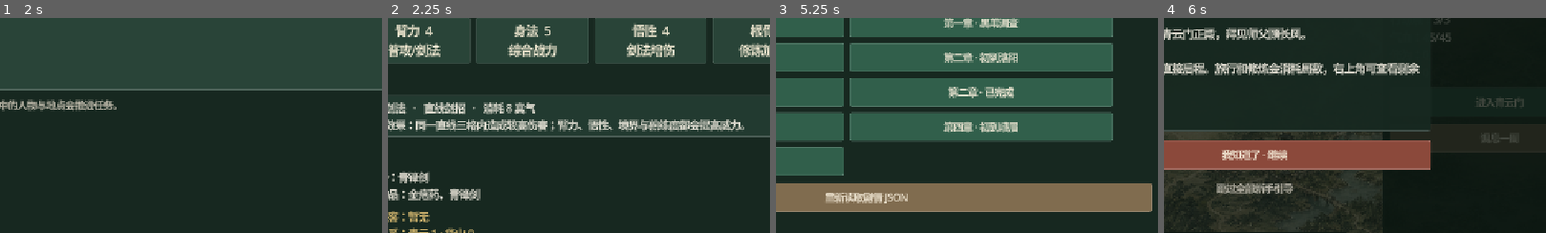
Above: before the commit, frames 1-4 (left to right).
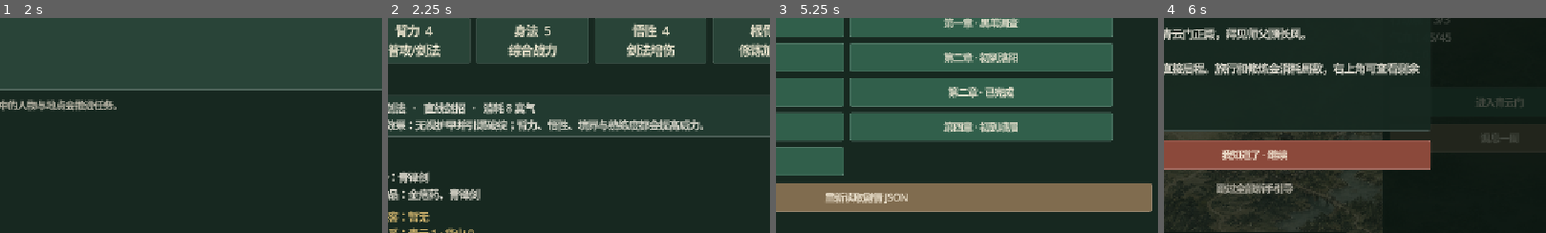
Above: after the commit, the same moments.

Repository: zijiangao/shanhe-wendao
Game: Godot game, scene res://scenes/main.tscn
Same seed, same stepped clock (60 frames per second), same inputs: the game is played once before the commit and once after it.
Inputs:
- Up to frame 1 (2 s): click "天下舆图" at 0.5 s; click "任务" at 1.25 s
- Up to frame 2 (2.25 s): click "人物" at 2 s
- Up to frame 3 (5.25 s): click "成就" at 2.75 s; click "存档" at 3.5 s; click "设置" at 4.25 s; click "开发" at 5 s
- Up to frame 4 (6 s): click "新游戏 · 青云门" at 5.75 s
The pictures show only the part of the screen within x 38-88%, y 32-82%; the shares and areas given below are measured in that part.

Frame 1 is identical in both runs. In frame 2, 3.4% of the frame differs, in the area x 7-94%, y 47-53%; in frame 3, less than 0.1%; in frame 4, nothing differs.

Commit message:
Add armor and exposure combat tactics (0.18.0)

Diff:
--- a/godot/autoload/game_state.gd
+++ b/godot/autoload/game_state.gd
@@ -413,6 +413,9 @@
 		var default_role := "archer" if "弓手" in enemy_name else ("brute" if "寨主" in enemy_name else ("duelist" if "剑侍" in enemy_name else "melee"))
 		if str(enemy.get("role", "")) not in ["melee", "archer", "brute", "duelist"]:
 			enemy.role = default_role
+		enemy.exposure = clampi(int(enemy.get("exposure", 0)), 0, 2)
+		if enemy.has("armor"):
+			enemy.armor = maxi(0, int(enemy.armor))
 		if int(enemy.x) < 0 or int(enemy.x) >= width or int(enemy.y) < 0 or int(enemy.y) >= height:
 			return false
 	return true
--- a/godot/main.gd
+++ b/godot/main.gd
@@ -114,6 +114,7 @@
 	var battle: Dictionary = GameState.data.battle
 	battle.enemies[0].x = 1
 	battle.enemies[0].y = 1
+	battle.enemies[0].exposure = 2
 	var capture_rng := RandomNumberGenerator.new()
 	capture_rng.seed = STORE_CAPTURE_SPEC.RNG_SEED
 	BATTLE_ENGINE.player_action(battle, GameState.data, "skill", Vector2i(1, 1), capture_rng)
@@ -221,6 +222,9 @@
 	await get_tree().process_frame
 	await get_tree().process_frame
 	await get_tree().process_frame
+	await get_tree().process_frame
+	await get_tree().process_frame
+	await RenderingServer.frame_post_draw
 	var image := get_viewport().get_texture().get_image()
 	if image.get_size() != STORE_CAPTURE_SPEC.OUTPUT_SIZE:
 		image.resize(STORE_CAPTURE_SPEC.OUTPUT_SIZE.x, STORE_CAPTURE_SPEC.OUTPUT_SIZE.y, Image.INTERPOLATE_LANCZOS)
@@ -1213,7 +1217,7 @@
 	skill_title.add_theme_color_override("font_color", Color("#dfbf74"))
 	info.add_child(skill_title)
 	var skill_card := Label.new()
-	skill_card.text = "流云剑法   ·   直线剑招   ·   消耗 8 真气\n当前效果：同一直线三格内造成较高伤害；臂力、悟性、境界与熟练度都会提高威力。"
+	skill_card.text = "流云剑法   ·   直线剑招   ·   消耗 8 真气\n当前效果：无视护甲并引爆破绽；臂力、悟性、境界与熟练度都会提高威力。"
 	skill_card.autowrap_mode = TextServer.AUTOWRAP_WORD_SMART
 	skill_card.add_theme_font_size_override("font_size", 17)
 	skill_card.add_theme_color_override("font_color", Color("#f4eee2"))
@@ -1502,7 +1506,8 @@
 				var enemy_index: int = BATTLE_RULES.enemy_at(battle, cell)
 				if enemy_index >= 0:
 					var enemy: Dictionary = battle.enemies[enemy_index]
-					data.text = "%s\n%d/%d" % [enemy.name, enemy.hp, enemy.max_hp]
+					var trait_text := BATTLE_RULES.enemy_trait_text(enemy)
+					data.text = "%s\n%d/%d%s" % [enemy.name, enemy.hp, enemy.max_hp, "\n" + trait_text if not trait_text.is_empty() else ""]
 					data.token = 1 if enemy.name == "黑苇寨主" else (3 if "弓手" in enemy.name else 2)
 					if not attack_valid and not skill_valid and not frost_valid:
 						data.color = "#71322dee"
@@ -1581,7 +1586,8 @@
 				var enemy_index: int = BATTLE_RULES.enemy_at(battle, position)
 				if enemy_index >= 0:
 					var enemy: Dictionary = battle.enemies[enemy_index]
-					cell.text = "%s\n%d/%d" % [enemy.name, enemy.hp, enemy.max_hp]
+					var trait_text := BATTLE_RULES.enemy_trait_text(enemy)
+					cell.text = "%s\n%d/%d%s" % [enemy.name, enemy.hp, enemy.max_hp, "\n" + trait_text if not trait_text.is_empty() else ""]
 					cell.icon = _battle_token(1 if enemy.name == "黑苇寨主" else (3 if "弓手" in enemy.name else 2))
 					cell.expand_icon = true
 					if attack_valid:
--- a/godot/scripts/battle/battle_engine.gd
+++ b/godot/scripts/battle/battle_engine.gd
@@ -54,10 +54,16 @@
 		return _failure("普通攻击只能命中相邻敌人。")
 	var enemy_index := RULES.enemy_at(battle, target)
 	var base_damage := int(battle.ally.attack) + 2 if str(battle.get("active_unit", "hero")) == "ally" else int(player.strength) + 3 + GROWTH_RULES.combat_bonus(int(player.get("xp", 0)))
-	var damage := base_damage + _roll_bonus(rng)
+	var armor := RULES.enemy_armor(battle.enemies[enemy_index])
+	var damage := maxi(1, base_damage + _roll_bonus(rng) - armor)
 	_apply_enemy_damage(battle, enemy_index, target, damage, "damage")
-	battle.ap = int(battle.ap) - 1
-	battle.result = "%s对%s造成%d点伤害。" % [_active_name(battle), battle.enemies[enemy_index].name, damage]
+	var target_survived := int(battle.enemies[enemy_index].hp) > 0
+	if target_survived:
+		battle.enemies[enemy_index].exposure = mini(2, RULES.enemy_exposure(battle.enemies[enemy_index]) + 1)
+	battle.ap = int(battle.ap) - 1
+	var armor_note := "（护甲抵消%d）" % armor if armor > 0 else ""
+	var exposure_note := "，并制造1层破绽" if target_survived else ""
+	battle.result = "%s对%s造成%d点伤害%s%s。" % [_active_name(battle), battle.enemies[enemy_index].name, damage, armor_note, exposure_note]
 	battle.skill_flash = false
 	battle.skill_name = ""
 	return _success(battle, damage)
@@ -68,12 +74,16 @@
 	if not RULES.can_attack_cell(battle, target, true, int(player.qi)):
 		return _failure("流云剑法需要8点真气，并只能攻击同一直线三格内的敌人。")
 	var enemy_index := RULES.enemy_at(battle, target)
-	var damage := int(player.strength) + 9 + int(player.get("insight", 0) / 2) + GROWTH_RULES.combat_bonus(int(player.get("xp", 0))) + int(player.skill_mastery.cloud / 3) + _roll_range(rng, 0, 3)
+	var exposure := RULES.enemy_exposure(battle.enemies[enemy_index])
+	var exposure_bonus := exposure * 4
+	var damage := int(player.strength) + 9 + int(player.get("insight", 0) / 2) + GROWTH_RULES.combat_bonus(int(player.get("xp", 0))) + int(player.skill_mastery.cloud / 3) + exposure_bonus + _roll_range(rng, 0, 3)
 	player.qi = int(player.qi) - 8
 	player.skill_mastery.cloud = int(player.skill_mastery.cloud) + 1
+	battle.enemies[enemy_index].exposure = 0
 	_apply_enemy_damage(battle, enemy_index, target, damage, "skill")
 	battle.ap = int(battle.ap) - 1
-	battle.result = "流云剑气贯穿战场，对%s造成%d点伤害！" % [battle.enemies[enemy_index].name, damage]
+	var exposure_note := "，引爆%d层破绽追加%d点" % [exposure, exposure_bonus] if exposure > 0 else ""
+	battle.result = "流云剑气无视护甲，对%s造成%d点伤害%s！" % [battle.enemies[enemy_index].name, damage, exposure_note]
 	battle.skill_flash = true
 	battle.skill_name = "流 云 剑 法"
 	return _success(battle, damage)
--- a/godot/scripts/battle/battle_rules.gd
+++ b/godot/scripts/battle/battle_rules.gd
@@ -7,6 +7,22 @@
 		if int(enemy.hp) > 0 and Vector2i(int(enemy.x), int(enemy.y)) == cell:
 			return index
 	return -1
+
+static func enemy_armor(enemy: Dictionary) -> int:
+	return maxi(0, int(enemy.get("armor", 2 if str(enemy.get("role", "melee")) == "brute" else 0)))
+
+static func enemy_exposure(enemy: Dictionary) -> int:
+	return clampi(int(enemy.get("exposure", 0)), 0, 2)
+
+static func enemy_trait_text(enemy: Dictionary) -> String:
+	var traits: PackedStringArray = []
+	var armor := enemy_armor(enemy)
+	var exposure := enemy_exposure(enemy)
+	if armor > 0:
+		traits.append("护甲%d" % armor)
+	if exposure > 0:
+		traits.append("破绽%d" % exposure)
+	return " · ".join(traits)
 
 static func is_ally_at(battle: Dictionary, cell: Vector2i) -> bool:
 	return battle.has("ally") and not battle.ally.is_empty() and int(battle.ally.hp) > 0 and Vector2i(int(battle.ally.x), int(battle.ally.y)) == cell
@@ -141,6 +157,9 @@
 				description = "准备攻击%s" % target_name
 		elif str(enemy.get("role", "melee")) == "duelist":
 			description = "疾步逼近%s" % target_name
+		var traits := enemy_trait_text(enemy)
+		if not traits.is_empty():
+			description += "（%s）" % traits
 		lines.append("· %s：%s" % [enemy.name, description])
 	return "\n".join(lines)
 
--- a/godot/scripts/battle/tactical_battle_view.gd
+++ b/godot/scripts/battle/tactical_battle_view.gd
@@ -155,7 +155,7 @@
 	end_button.pressed.connect(func(): end_turn_requested.emit())
 	action_grid.add_child(end_button)
 	var help := Label.new()
-	help.text = "移动：两格内，消耗1行动点\n普攻：相邻敌人，消耗1行动点\n流云剑法：同一直线三格，消耗1行动点"
+	help.text = "移动：两格内，消耗1行动点\n普攻：受护甲减伤，制造破绽\n流云剑法：无视护甲，引爆破绽"
 	help.add_theme_font_size_override("font_size", 14)
 	help.add_theme_color_override("font_color", Color("#cfc8b8"))
 	side_box.add_child(help)
--- a/godot/tests/test_battle_engine.gd
+++ b/godot/tests/test_battle_engine.gd
@@ -7,6 +7,7 @@
 	_test_player_move_and_attack()
 	_test_player_skills_and_resources()
 	_test_cultivation_damage_bonus()
+	_test_armor_and_exposure_combo()
 	_test_invalid_action_preserves_resources()
 	_test_complete_battle_simulation()
 	_test_ranged_enemy_attack_and_cover()
@@ -95,6 +96,43 @@
 	var high: Dictionary = ENGINE.player_action(high_battle, high_player, "skill", Vector2i(1, 4), _seeded_rng())
 	assert(int(high.damage) == int(low.damage) + 3, "Insight and cultivation rank bonuses should deterministically increase Flowing Cloud Sword damage.")
 
+func _test_armor_and_exposure_combo() -> void:
+	var armored := _fixture()
+	armored.erase("ally")
+	armored.active_unit = "hero"
+	armored.ap = 2
+	armored.enemies[0].role = "brute"
+	armored.enemies[0].hp = 100
+	armored.enemies[0].max_hp = 100
+	armored.enemies[0].x = 2
+	armored.enemies[0].y = 1
+	var player := _player_fixture()
+	var attack: Dictionary = ENGINE.player_action(armored, player, "attack", Vector2i(2, 1), _seeded_rng())
+	assert(bool(attack.ok) and int(armored.enemies[0].exposure) == 1, "A normal attack should create one exposure stack on a surviving target.")
+
+	var unarmored := _fixture()
+	unarmored.erase("ally")
+	unarmored.active_unit = "hero"
+	unarmored.ap = 2
+	unarmored.enemies[0].hp = 100
+	unarmored.enemies[0].max_hp = 100
+	unarmored.enemies[0].x = 2
+	unarmored.enemies[0].y = 1
+	var unarmored_attack: Dictionary = ENGINE.player_action(unarmored, _player_fixture(), "attack", Vector2i(2, 1), _seeded_rng())
+	assert(int(attack.damage) == int(unarmored_attack.damage) - 2, "Brute armor should reduce normal attack damage by two.")
+
+	armored.ap = 1
+	armored.enemies[0].x = 1
+	armored.enemies[0].y = 4
+	var skill: Dictionary = ENGINE.player_action(armored, player, "skill", Vector2i(1, 4), _seeded_rng())
+	var plain := armored.duplicate(true)
+	plain.ap = 1
+	plain.enemies[0].hp = 100
+	plain.enemies[0].exposure = 0
+	var plain_skill: Dictionary = ENGINE.player_action(plain, _player_fixture(), "skill", Vector2i(1, 4), _seeded_rng())
+	assert(int(skill.damage) == int(plain_skill.damage) + 4, "Flowing Cloud Sword should gain four damage per exposure stack.")
+	assert(int(armored.enemies[0].exposure) == 0, "Flowing Cloud Sword should consume all exposure stacks.")
+
 func _test_invalid_action_preserves_resources() -> void:
 	var battle := _fixture()
 	battle.active_unit = "hero"
--- a/godot/tests/test_battle_rules.gd
+++ b/godot/tests/test_battle_rules.gd
@@ -53,6 +53,9 @@
 	battle.turn = 2
 	var preview: String = RULES.enemy_preview(battle)
 	assert("蓄力重击林清霜" in preview, "Enemy previews should identify a brute's target and heavy attack.")
+	assert(RULES.enemy_armor(battle.enemies[0]) == 2 and "护甲2" in preview, "Brutes should expose their default armor in the enemy preview.")
+	battle.enemies[0].exposure = 2
+	assert(RULES.enemy_exposure(battle.enemies[0]) == 2 and "破绽2" in RULES.enemy_trait_text(battle.enemies[0]), "Exposure stacks should be clamped and clearly described.")
 	assert(RULES.enemy_move_steps({"role": "duelist"}) == 2, "Duelists should have a two-cell movement allowance.")
 	var boss := {"name": "厉无咎", "role": "brute", "boss": true, "hp": 20, "max_hp": 46, "x": 3, "y": 2}
 	battle.enemies = [boss]
--- a/godot/tests/test_game_state.gd
+++ b/godot/tests/test_game_state.gd
@@ -40,6 +40,7 @@
 	assert(state.import_data(legacy_battle_save), "A structurally valid legacy battle should migrate.")
 	assert(int(state.data.battle.enemies[0].range) == 4, "Legacy archer saves should recover their ranged attack distance.")
 	assert(str(state.data.battle.enemies[0].role) == "archer", "Legacy archer saves should recover their tactical role.")
+	assert(int(state.data.battle.enemies[0].exposure) == 0, "Legacy battles should initialize the exposure status safely.")
 	assert(str(state.data.battle.objective.type) == "eliminate", "Legacy battles should default to an elimination objective.")
 	assert(not state.data.battle_retry.is_empty(), "An in-progress legacy battle should gain a retry checkpoint.")
 
Not shown, changed: godot/export_presets.cfg
Not shown, changed: godot/STORE_PAGE_DRAFT.md
Not shown, changed: steamworks/store-assets/screenshots-candidates/03-blackreed-tactics.png
Not shown, changed: steamworks/store-assets/screenshots-candidates/04-skill-impact.png
Not shown, changed: steamworks/store-assets/screenshots-candidates/05-huashan-companion.png
Not shown, changed: steamworks/store-assets/screenshots-candidates/06-luoyang-choice.png
Not shown, changed: steamworks/store-assets/screenshots-candidates/07-wuku-finale.png
Not shown, changed: steamworks/store-assets/screenshots-candidates/08-character-growth.png
Not shown, changed: steamworks/store-assets/screenshots-candidates/README.md
